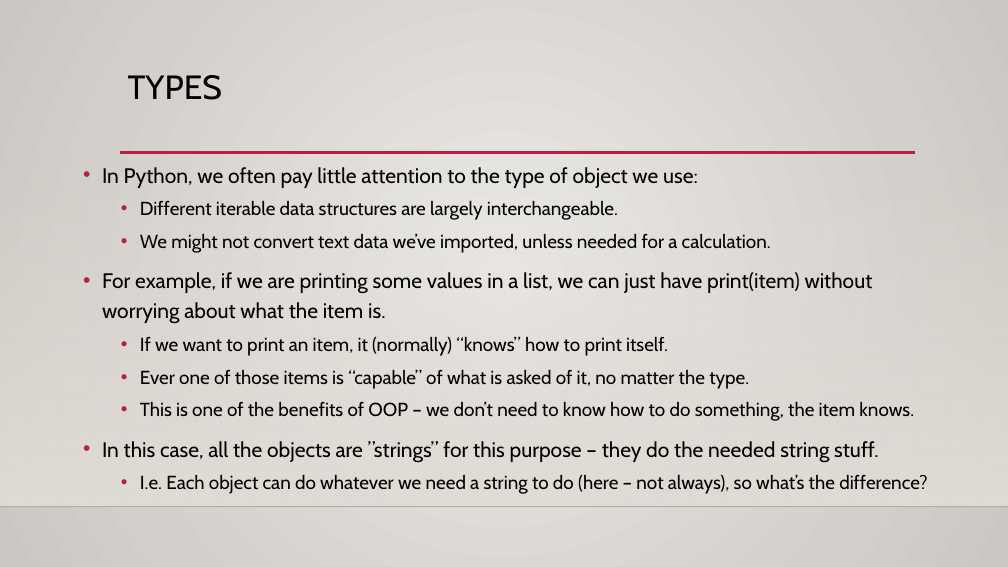
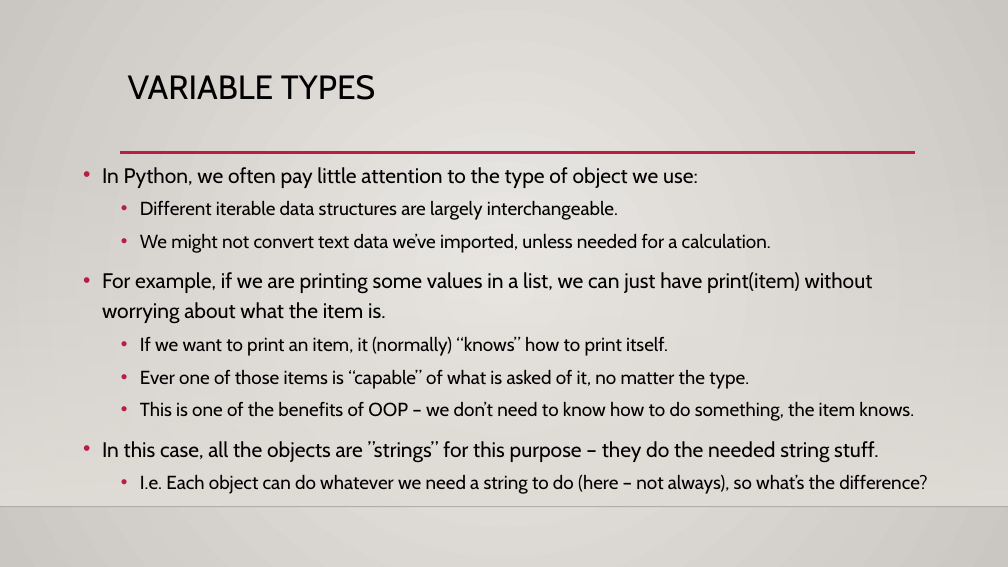
Before and after one commit to michaeljharris/Programming_Basics_for_ML, a slide deck: slide 7 of course_material/slides/022_mult_inh_abc.pptx (slide 3 before the commit). Drawn at 1008x567 pixels with LibreOffice and Linux fonts; fonts in the diff are those of the drawing; background and template pictures are left out. Boxes give left, top, right and bottom in pixels: in the first picture for what was removed or moved away, otherwise in the second. Text is boxed around its words. In the diff, an @@ line names an element or a change of style, - is before the commit and + after.

```diff
--- a/course_material/slides/022_mult_inh_abc.pptx
+++ b/course_material/slides/022_mult_inh_abc.pptx
@@ title at [128, 75, 375, 100]: text changed @@
-TYPES
+VARIABLE TYPES
```
Also in this commit, not shown: 1 other slide changed, 4 slides added, 3 other files.
